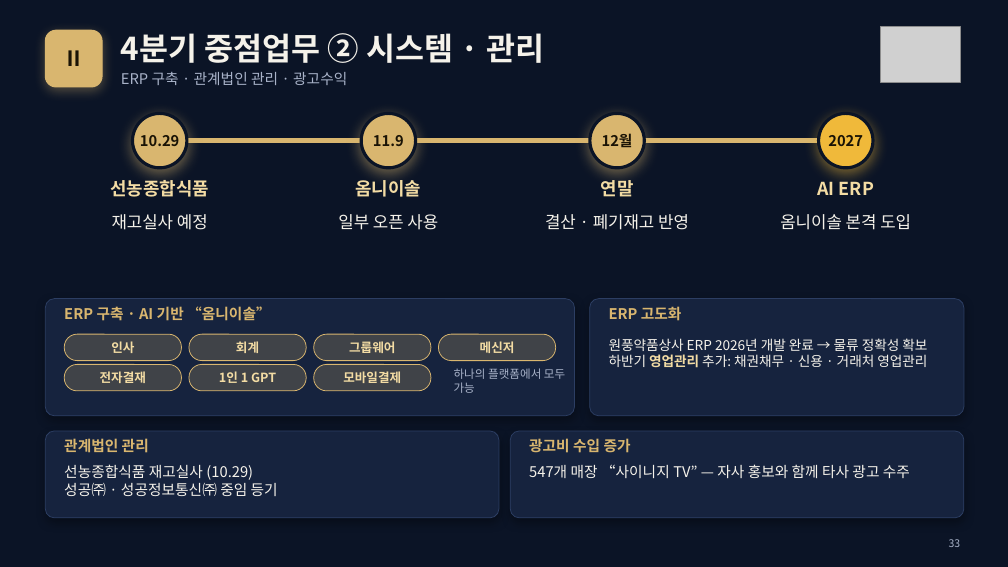
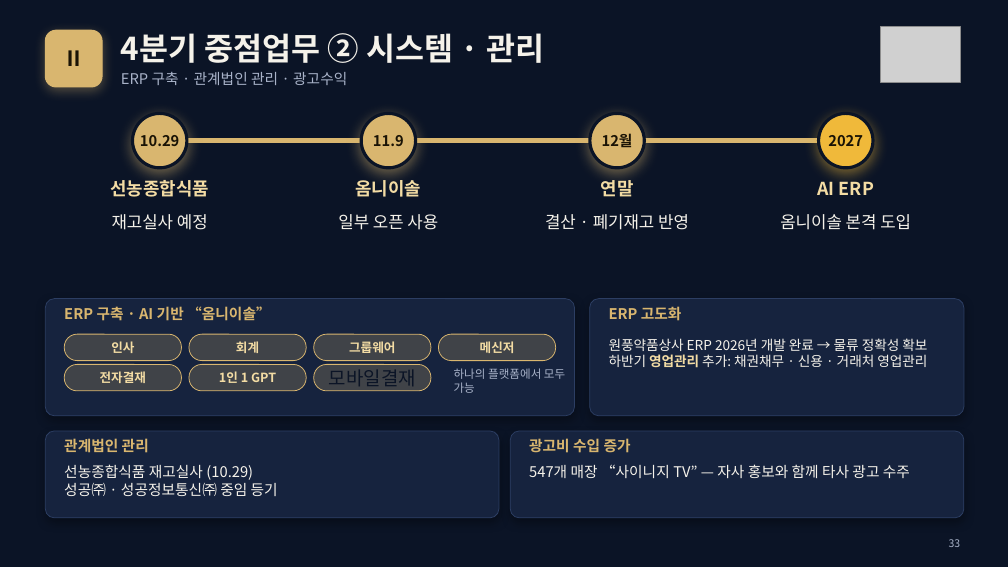
Before and after one commit to Tirebank-1027/tirebank-q3-report, a slide deck: slide 33 of 경영전략본부_2026년3분기_발표용_웹기반.pptx. Drawn at 1008x567 pixels with LibreOffice and Linux fonts; fonts in the diff are those of the drawing; grey boxes stand for pictures. Boxes give left, top, right and bottom in pixels: in the first picture for what was removed or moved away, otherwise in the second. Text is boxed around its words. In the diff, an @@ line names an element or a change of style, - is before the commit and + after.

```diff
--- a/경영전략본부_2026년3분기_발표용_웹기반.pptx
+++ b/경영전략본부_2026년3분기_발표용_웹기반.pptx
@@ text at (x1=329, y1=370, x2=416, y2=386): text changed; size 12 to 18 pt; font Noto Sans CJK KR to Calibri; text colour #F3DCA4 to #0B1426; bold off @@
-모바일결제
+모바일결재
```
Also in this commit, not shown: 4 other slides changed.
